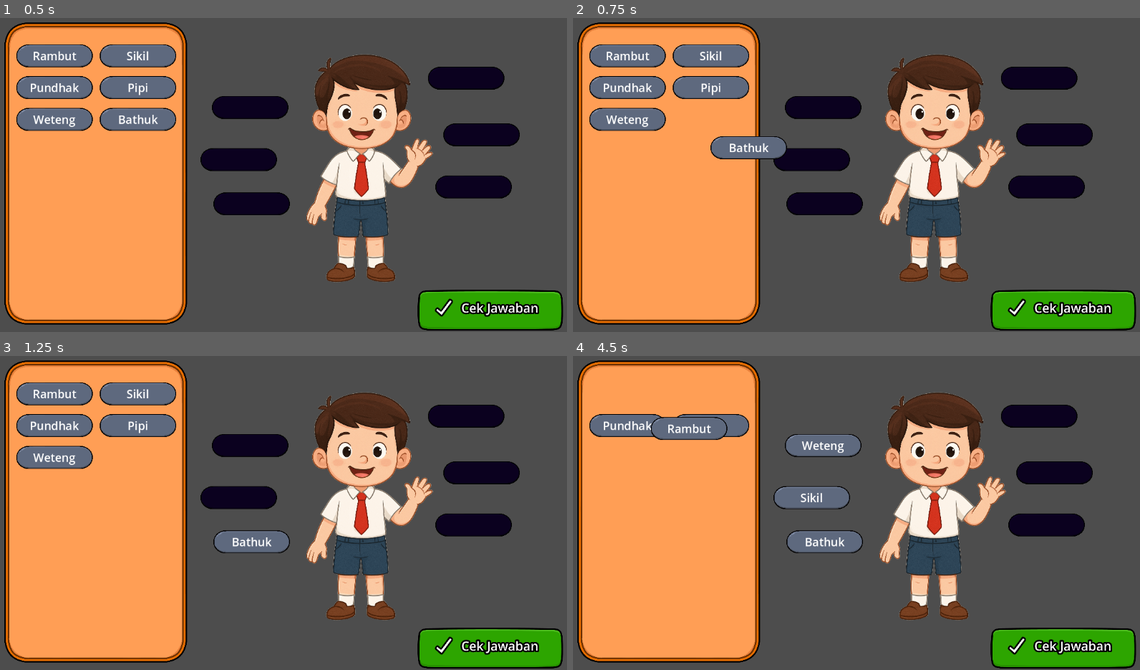
Above: before the commit, frames 1-4 (two rows, left to right).
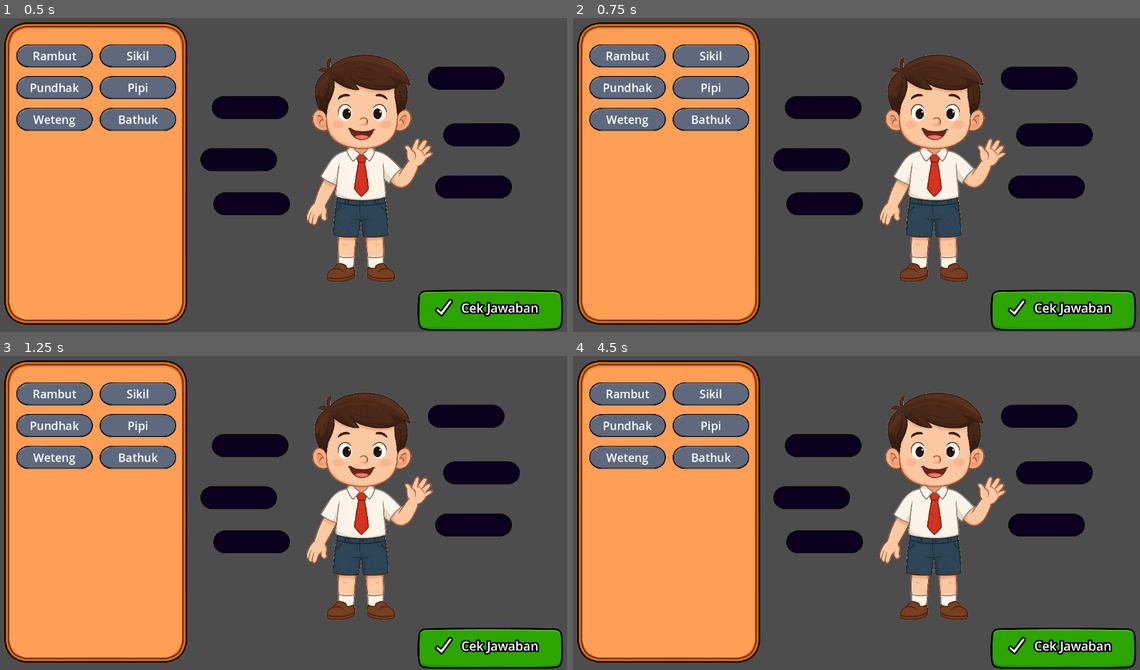
Above: after the commit, the same moments.

Repository: bayufanani/belajar-basa-jawa
Game: Godot game, scene res://main.tscn
Two runs of this game, one before a commit and one after it. Both use one fixed random seed, a clock stepped at 60 frames per second and the inputs below.
Inputs (mouse positions are in pixels of both pictures, inside the frame that each line leads up to):
- Up to frame 1 (0.5 s): no input
- Up to frame 2 (0.75 s): tap Enter at 0.5 s; drag from (709, 118) to (822, 203) at 0.52 s
- Up to frame 3 (1.25 s): no input
- Up to frame 4 (4.5 s): tap Space at 1.25, 2.75 s; drag from (629, 456) to (822, 443) at 1.27 s; tap Enter at 2, 4.25 s; move the mouse to (709, 425) at 2.02 s; click (709, 425) at 2.17 s; drag from (629, 425) to (822, 541) at 2.77 s; drag from (709, 393) to (811, 497) at 3.52 s; drag from (629, 393) to (811, 497) at 4.27 s

Frame 1 is identical in both runs. In frame 2, 1.9% of the frame differs, in the area x 17-38%, y 28-45%; in frame 3, 1.8%; in frame 4, 6.8%, in the area x 2-52%, y 8-63%.

Commit message:
add score animation
TODO: add overlay, make sure overlay don't overlap when hidden

Diff:
--- a/main.gd
+++ b/main.gd
@@ -6,6 +6,6 @@
 	for i:Area2D in dragables:
 		if i.dropzone!=null and i.dropzone.dropzone_name == i.dragable_name:
 			jawaban_benar += 1
-
-	$Score.visible = true
-	$Score.tampilkan_nilai(jawaban_benar, dragables.size())
+	var animation = $Score/AnimationPlayer
+	animation.play("show_up")
+	#$Score.tampilkan_nilai(jawaban_benar, dragables.size())
--- a/main.tscn
+++ b/main.tscn
@@ -97,9 +97,6 @@
 dragable_name = "rambut"
 label_text = "Rambut"
 
-[node name="Score" parent="." instance=ExtResource("9_g6hnf")]
-visible = false
-
 [node name="Control" type="Control" parent="."]
 layout_mode = 3
 anchors_preset = 0
@@ -144,4 +141,7 @@
 text = "Cek Jawaban"
 label_settings = SubResource("LabelSettings_bg0cp")
 
+[node name="Score" parent="." instance=ExtResource("9_g6hnf")]
+visible = false
+
 [connection signal="gui_input" from="Control/NinePatchRect" to="Control/NinePatchRect" method="_on_nine_patch_rect_gui_input"]
--- a/score.gd
+++ b/score.gd
@@ -3,18 +3,12 @@
 var star_grey = load("res://star_grey.png")
 
 func tampilkan_nilai(nilai:int, maks:int):
-	$Control/nilai.text = str(nilai)+"/"+str(maks)
-
-# Called when the node enters the scene tree for the first time.
-func _ready() -> void:
-	pass # Replace with function body.
-
-
-# Called every frame. 'delta' is the elapsed time since the previous frame.
-func _process(delta: float) -> void:
-	pass
-
+	$AnimationPlayer/CanvasGroup/Control/nilai.text = str(nilai)+"/"+str(maks)
+	$AnimationPlayer.play("show_up")
 
 func _close_input(event: InputEvent) -> void:
+	var ini = self
 	if event is InputEventMouseButton and event.button_index == MOUSE_BUTTON_LEFT:
-		self.visible = false
+		$AnimationPlayer.play("hide")
+		await $AnimationPlayer.animation_finished
+		#queue_free()
--- a/score.tscn
+++ b/score.tscn
@@ -6,6 +6,313 @@
 [ext_resource type="Texture2D" uid="uid://0wcde1sjl63v" path="res://star_full.png" id="3_ylkyd"]
 [ext_resource type="Texture2D" uid="uid://cnnid5evsvjtf" path="res://Icon_Small_WhiteOutline_X.png" id="5_mm8kd"]
 
+[sub_resource type="Animation" id="Animation_cn6kc"]
+resource_local_to_scene = true
+resource_name = "show_up"
+length = 0.7
+tracks/0/type = "value"
+tracks/0/imported = false
+tracks/0/enabled = true
+tracks/0/path = NodePath("AnimationPlayer/CanvasGroup/Control/bg:scale")
+tracks/0/interp = 2
+tracks/0/loop_wrap = true
+tracks/0/keys = {
+"times": PackedFloat32Array(0, 0.2),
+"transitions": PackedFloat32Array(1, 0.5),
+"update": 0,
+"values": [Vector2(1e-05, 1e-05), Vector2(1, 1)]
+}
+tracks/1/type = "value"
+tracks/1/imported = false
+tracks/1/enabled = true
+tracks/1/path = NodePath("AnimationPlayer/CanvasGroup/Control/star1:scale")
+tracks/1/interp = 2
+tracks/1/loop_wrap = true
+tracks/1/keys = {
+"times": PackedFloat32Array(0.266667, 0.4, 0.466667),
+"transitions": PackedFloat32Array(1, 0.5, 0.5),
+"update": 0,
+"values": [Vector2(0, 0), Vector2(1.5, 1.5), Vector2(1, 1)]
+}
+tracks/2/type = "value"
+tracks/2/imported = false
+tracks/2/enabled = true
+tracks/2/path = NodePath("AnimationPlayer/CanvasGroup/Control/star2:scale")
+tracks/2/interp = 2
+tracks/2/loop_wrap = true
+tracks/2/keys = {
+"times": PackedFloat32Array(0.3, 0.433333, 0.5),
+"transitions": PackedFloat32Array(1, 0.5, 0.5),
+"update": 0,
+"values": [Vector2(0, 0), Vector2(1.5, 1.5), Vector2(1, 1)]
+}
+tracks/3/type = "value"
+tracks/3/imported = false
+tracks/3/enabled = true
+tracks/3/path = NodePath("AnimationPlayer/CanvasGroup/Control/star3:scale")
+tracks/3/interp = 2
+tracks/3/loop_wrap = true
+tracks/3/keys = {
+"times": PackedFloat32Array(0.333333, 0.466667, 0.533333),
+"transitions": PackedFloat32Array(1, 0.5, 0.5),
+"update": 0,
+"values": [Vector2(0, 0), Vector2(1.5, 1.5), Vector2(1, 1)]
+}
+tracks/4/type = "value"
+tracks/4/imported = false
+tracks/4/enabled = true
+tracks/4/path = NodePath("AnimationPlayer/CanvasGroup/Control/star4:scale")
+tracks/4/interp = 2
+tracks/4/loop_wrap = true
+tracks/4/keys = {
+"times": PackedFloat32Array(0.366667, 0.5, 0.566667),
+"transitions": PackedFloat32Array(1, 0.5, 0.5),
+"update": 0,
+"values": [Vector2(0, 0), Vector2(1.5, 1.5), Vector2(1, 1)]
+}
+tracks/5/type = "value"
+tracks/5/imported = false
+tracks/5/enabled = true
+tracks/5/path = NodePath("AnimationPlayer/CanvasGroup/Control/star5:scale")
+tracks/5/interp = 2
+tracks/5/loop_wrap = true
+tracks/5/keys = {
+"times": PackedFloat32Array(0.4, 0.533333, 0.6),
+"transitions": PackedFloat32Array(1, 0.5, 0.5),
+"update": 0,
+"values": [Vector2(0, 0), Vector2(1.5, 1.5), Vector2(1, 1)]
+}
+tracks/6/type = "value"
+tracks/6/imported = false
+tracks/6/enabled = true
+tracks/6/path = NodePath("AnimationPlayer/CanvasGroup/Control/star6:scale")
+tracks/6/interp = 2
+tracks/6/loop_wrap = true
+tracks/6/keys = {
+"times": PackedFloat32Array(0.433333, 0.566667, 0.633333, 0.633433),
+"transitions": PackedFloat32Array(1, 0.5, 0.5, 1),
+"update": 0,
+"values": [Vector2(0, 0), Vector2(1.5, 1.5), Vector2(1, 1), Vector2(1, 1)]
+}
+tracks/7/type = "value"
+tracks/7/imported = false
+tracks/7/enabled = true
+tracks/7/path = NodePath("AnimationPlayer/CanvasGroup/Control/nilai:scale")
+tracks/7/interp = 2
+tracks/7/loop_wrap = true
+tracks/7/keys = {
+"times": PackedFloat32Array(0.266667, 0.4, 0.466667),
+"transitions": PackedFloat32Array(1, 1, 0.5),
+"update": 0,
+"values": [Vector2(0, 0), Vector2(1.3, 1.3), Vector2(1, 1)]
+}
+tracks/8/type = "value"
+tracks/8/imported = false
+tracks/8/enabled = true
+tracks/8/path = NodePath("AnimationPlayer/CanvasGroup/Control/bg/close_button:scale")
+tracks/8/interp = 2
+tracks/8/loop_wrap = true
+tracks/8/keys = {
+"times": PackedFloat32Array(0.266667, 0.4),
+"transitions": PackedFloat32Array(1, 1),
+"update": 0,
+"values": [Vector2(0, 0), Vector2(1, 1)]
+}
+tracks/9/type = "value"
+tracks/9/imported = false
+tracks/9/enabled = true
+tracks/9/path = NodePath("AnimationPlayer/CanvasGroup:self_modulate")
+tracks/9/interp = 1
+tracks/9/loop_wrap = true
+tracks/9/keys = {
+"times": PackedFloat32Array(0),
+"transitions": PackedFloat32Array(1),
+"update": 0,
+"values": [Color(1, 1, 1, 1)]
+}
+tracks/10/type = "value"
+tracks/10/imported = false
+tracks/10/enabled = true
+tracks/10/path = NodePath("AnimationPlayer/CanvasGroup/Control:position")
+tracks/10/interp = 1
+tracks/10/loop_wrap = true
+tracks/10/keys = {
+"times": PackedFloat32Array(0),
+"transitions": PackedFloat32Array(1),
+"update": 0,
+"values": [Vector2(0, 0)]
+}
+tracks/11/type = "value"
+tracks/11/imported = false
+tracks/11/enabled = true
+tracks/11/path = NodePath(".:visible")
+tracks/11/interp = 1
+tracks/11/loop_wrap = true
+tracks/11/keys = {
+"times": PackedFloat32Array(0),
+"transitions": PackedFloat32Array(1),
+"update": 1,
+"values": [true]
+}
+
+[sub_resource type="Animation" id="Animation_2wrp1"]
+length = 0.001
+tracks/0/type = "value"
+tracks/0/imported = false
+tracks/0/enabled = true
+tracks/0/path = NodePath("AnimationPlayer/CanvasGroup/Control/bg:scale")
+tracks/0/interp = 1
+tracks/0/loop_wrap = true
+tracks/0/keys = {
+"times": PackedFloat32Array(0),
+"transitions": PackedFloat32Array(1),
+"update": 0,
+"values": [Vector2(1, 1)]
+}
+tracks/1/type = "value"
+tracks/1/imported = false
+tracks/1/enabled = true
+tracks/1/path = NodePath("AnimationPlayer/CanvasGroup/Control/star1:scale")
+tracks/1/interp = 1
+tracks/1/loop_wrap = true
+tracks/1/keys = {
+"times": PackedFloat32Array(0),
+"transitions": PackedFloat32Array(1),
+"update": 0,
+"values": [Vector2(1, 1)]
+}
+tracks/2/type = "value"
+tracks/2/imported = false
+tracks/2/enabled = true
+tracks/2/path = NodePath("AnimationPlayer/CanvasGroup/Control/star2:scale")
+tracks/2/interp = 1
+tracks/2/loop_wrap = true
+tracks/2/keys = {
+"times": PackedFloat32Array(0),
+"transitions": PackedFloat32Array(1),
+"update": 0,
+"values": [Vector2(1, 1)]
+}
+tracks/3/type = "value"
+tracks/3/imported = false
+tracks/3/enabled = true
+tracks/3/path = NodePath("AnimationPlayer/CanvasGroup/Control/star6:scale")
+tracks/3/interp = 1
+tracks/3/loop_wrap = true
+tracks/3/keys = {
+"times": PackedFloat32Array(0),
+"transitions": PackedFloat32Array(1),
+"update": 0,
+"values": [Vector2(1, 1)]
+}
+tracks/4/type = "value"
+tracks/4/imported = false
+tracks/4/enabled = true
+tracks/4/path = NodePath("AnimationPlayer/CanvasGroup/Control/nilai:scale")
+tracks/4/interp = 1
+tracks/4/loop_wrap = true
+tracks/4/keys = {
+"times": PackedFloat32Array(0),
+"transitions": PackedFloat32Array(1),
+"update": 0,
+"values": [Vector2(1, 1)]
+}
+tracks/5/type = "value"
+tracks/5/imported = false
+tracks/5/enabled = true
+tracks/5/path = NodePath("AnimationPlayer/CanvasGroup/Control/bg/close_button:scale")
+tracks/5/interp = 1
+tracks/5/loop_wrap = true
+tracks/5/keys = {
+"times": PackedFloat32Array(0),
+"transitions": PackedFloat32Array(1),
+"update": 0,
+"values": [Vector2(1, 1)]
+}
+tracks/6/type = "value"
+tracks/6/imported = false
+tracks/6/enabled = true
+tracks/6/path = NodePath("AnimationPlayer/CanvasGroup:self_modulate")
+tracks/6/interp = 1
+tracks/6/loop_wrap = true
+tracks/6/keys = {
+"times": PackedFloat32Array(0),
+"transitions": PackedFloat32Array(1),
+"update": 0,
+"values": [Color(1, 1, 1, 0)]
+}
+tracks/7/type = "value"
+tracks/7/imported = false
+tracks/7/enabled = true
+tracks/7/path = NodePath("AnimationPlayer/CanvasGroup/Control:position")
+tracks/7/interp = 1
+tracks/7/loop_wrap = true
+tracks/7/keys = {
+"times": PackedFloat32Array(0),
+"transitions": PackedFloat32Array(1),
+"update": 0,
+"values": [Vector2(0, 0)]
+}
+tracks/8/type = "value"
+tracks/8/imported = false
+tracks/8/enabled = true
+tracks/8/path = NodePath(".:visible")
+tracks/8/interp = 1
+tracks/8/loop_wrap = true
+tracks/8/keys = {
+"times": PackedFloat32Array(0),
+"transitions": PackedFloat32Array(1),
+"update": 1,
+"values": [false]
+}
+
+[sub_resource type="Animation" id="Animation_uysda"]
+resource_name = "hide"
+length = 0.3
+tracks/0/type = "value"
+tracks/0/imported = false
+tracks/0/enabled = true
+tracks/0/path = NodePath("AnimationPlayer/CanvasGroup:self_modulate")
+tracks/0/interp = 2
+tracks/0/loop_wrap = true
+tracks/0/keys = {
+"times": PackedFloat32Array(0, 0.3),
+"transitions": PackedFloat32Array(1, 1),
+"update": 0,
+"values": [Color(1, 1, 1, 1), Color(1, 1, 1, 0)]
+}
+tracks/1/type = "value"
+tracks/1/imported = false
+tracks/1/enabled = true
+tracks/1/path = NodePath("AnimationPlayer/CanvasGroup/Control:position")
+tracks/1/interp = 2
+tracks/1/loop_wrap = true
+tracks/1/keys = {
+"times": PackedFloat32Array(0, 0.3),
+"transitions": PackedFloat32Array(1, 1),
+"update": 0,
+"values": [Vector2(0, 0), Vector2(0, 300)]
+}
+tracks/2/type = "value"
+tracks/2/imported = false
+tracks/2/enabled = true
+tracks/2/path = NodePath(".:visible")
+tracks/2/interp = 1
+tracks/2/loop_wrap = true
+tracks/2/keys = {
+"times": PackedFloat32Array(0, 0.3),
+"transitions": PackedFloat32Array(1, 1),
+"update": 1,
+"values": [true, false]
+}
+
+[sub_resource type="AnimationLibrary" id="AnimationLibrary_cm54e"]
+_data = {
+"RESET": SubResource("Animation_2wrp1"),
+"hide": SubResource("Animation_uysda"),
+"show_up": SubResource("Animation_cn6kc")
+}
+
 [sub_resource type="LabelSettings" id="LabelSettings_xbgnb"]
 font_size = 176
 outline_size = 70
@@ -17,9 +324,19 @@
 outline_color = Color(0, 0, 0, 1)
 
 [node name="Score" type="Node2D"]
+visible = false
 script = ExtResource("1_000g3")
 
-[node name="Control" type="Control" parent="."]
+[node name="AnimationPlayer" type="AnimationPlayer" parent="."]
+libraries = {
+"": SubResource("AnimationLibrary_cm54e")
+}
+autoplay = "RESET"
+
+[node name="CanvasGroup" type="CanvasGroup" parent="AnimationPlayer"]
+self_modulate = Color(1, 1, 1, 0)
+
+[node name="Control" type="Control" parent="AnimationPlayer/CanvasGroup"]
 layout_mode = 3
 anchors_preset = 8
 anchor_left = 0.5
@@ -30,17 +347,31 @@
 grow_vertical = 2
 scale = Vector2(0.36, 0.36)
 
-[node name="NinePatchRect" type="NinePatchRect" parent="Control"]
+[node name="overlay" type="ColorRect" parent="AnimationPlayer/CanvasGroup/Control"]
+layout_mode = 0
+offset_left = -2628.0
+offset_top = -1392.0
+offset_right = 2628.0
+offset_bottom = 1391.0
+color = Color(0, 0, 0, 0.254902)
+
+[node name="bg" type="Control" parent="AnimationPlayer/CanvasGroup/Control"]
+layout_mode = 3
+anchors_preset = 0
+offset_right = 40.0
+offset_bottom = 40.0
+
+[node name="NinePatchRect" type="NinePatchRect" parent="AnimationPlayer/CanvasGroup/Control/bg"]
 layout_mode = 1
 anchors_preset = 8
 anchor_left = 0.5
 anchor_top = 0.5
 anchor_right = 0.5
 anchor_bottom = 0.5
-offset_left = -612.0
-offset_top = -718.0
-offset_right = 612.0
-offset_bottom = 717.0
+offset_left = -632.0
+offset_top = -738.0
+offset_right = 592.0
+offset_bottom = 697.0
 grow_horizontal = 2
 grow_vertical = 2
 size_flags_vertical = 4
@@ -50,90 +381,94 @@
 patch_margin_right = 346
 patch_margin_bottom = 368
 
-[node name="TextureRect" type="TextureRect" parent="Control"]
+[node name="TextureRect" type="TextureRect" parent="AnimationPlayer/CanvasGroup/Control/bg"]
 layout_mode = 1
 anchors_preset = 8
 anchor_left = 0.5
 anchor_top = 0.5
 anchor_right = 0.5
 anchor_bottom = 0.5
-offset_left = -668.0
-offset_top = -792.941
-offset_right = 668.0
-offset_bottom = -335.941
+offset_left = -688.0
+offset_top = -812.941
+offset_right = 648.0
+offset_bottom = -355.941
 grow_horizontal = 2
 grow_vertical = 2
 texture = ExtResource("2_iaopk")
 
-[node name="star1" type="TextureRect" parent="Control"]
+[node name="close_button" type="TextureRect" parent="AnimationPlayer/CanvasGroup/Control/bg"]
 layout_mode = 0
-offset_left = -450.0
-offset_top = -169.444
-offset_right = -273.0
-offset_bottom = 1.55556
-scale = Vector2(0.845, 0.845)
-texture = ExtResource("3_ylkyd")
-
-[node name="star2" type="TextureRect" parent="Control"]
-layout_mode = 0
-offset_left = -302.778
-offset_top = -219.444
-offset_right = -125.778
-offset_bottom = -48.4445
-scale = Vector2(0.845, 0.845)
-texture = ExtResource("3_ylkyd")
-
-[node name="star3" type="TextureRect" parent="Control"]
-layout_mode = 0
-offset_left = -161.111
-offset_top = -269.444
-offset_right = 15.8889
-offset_bottom = -98.4445
-scale = Vector2(0.845, 0.845)
-texture = ExtResource("3_ylkyd")
-
-[node name="star4" type="TextureRect" parent="Control"]
-layout_mode = 0
-offset_left = 8.33329
-offset_top = -269.444
-offset_right = 185.333
-offset_bottom = -98.4445
-scale = Vector2(0.845, 0.845)
-texture = ExtResource("3_ylkyd")
-
-[node name="star5" type="TextureRect" parent="Control"]
-layout_mode = 0
-offset_left = 166.667
-offset_top = -219.444
-offset_right = 343.667
-offset_bottom = -48.4445
-scale = Vector2(0.845, 0.845)
-texture = ExtResource("3_ylkyd")
-
-[node name="star6" type="TextureRect" parent="Control"]
-layout_mode = 0
-offset_left = 316.667
-offset_top = -166.667
-offset_right = 493.667
-offset_bottom = 4.33331
-scale = Vector2(0.845, 0.845)
-texture = ExtResource("3_ylkyd")
-
-[node name="Label" type="Label" parent="Control"]
+offset_left = -75.0001
+offset_top = 588.889
+offset_right = 87.9999
+offset_bottom = 751.889
+pivot_offset = Vector2(80.5557, 83.3332)
+mouse_filter = 0
+texture = ExtResource("5_mm8kd")
+
+[node name="title" type="Label" parent="AnimationPlayer/CanvasGroup/Control/bg"]
 layout_mode = 1
 anchors_preset = 5
 anchor_left = 0.5
 anchor_right = 0.5
-offset_left = -482.0
+offset_left = -502.0
 offset_top = -708.333
-offset_right = 482.0
+offset_right = 462.0
 offset_bottom = -385.333
 grow_horizontal = 2
 text = "Skor Kamu"
 label_settings = SubResource("LabelSettings_xbgnb")
 autowrap_mode = 2
 
-[node name="nilai" type="Label" parent="Control"]
+[node name="star1" type="TextureRect" parent="AnimationPlayer/CanvasGroup/Control"]
+offset_left = -500.0
+offset_top = -177.778
+offset_right = -323.0
+offset_bottom = -6.77777
+pivot_offset = Vector2(88.7574, 85.4696)
+texture = ExtResource("3_ylkyd")
+
+[node name="star2" type="TextureRect" parent="AnimationPlayer/CanvasGroup/Control"]
+offset_left = -336.111
+offset_top = -227.778
+offset_right = -159.111
+offset_bottom = -56.7783
+pivot_offset = Vector2(88.7741, 88.9946)
+texture = ExtResource("3_ylkyd")
+
+[node name="star3" type="TextureRect" parent="AnimationPlayer/CanvasGroup/Control"]
+offset_left = -177.778
+offset_top = -277.778
+offset_right = -0.777878
+offset_bottom = -106.778
+pivot_offset = Vector2(88.7572, 92.0442)
+texture = ExtResource("3_ylkyd")
+
+[node name="star4" type="TextureRect" parent="AnimationPlayer/CanvasGroup/Control"]
+offset_left = 5.55556
+offset_top = -280.556
+offset_right = 182.555
+offset_bottom = -109.556
+pivot_offset = Vector2(88.7574, 88.7569)
+texture = ExtResource("3_ylkyd")
+
+[node name="star5" type="TextureRect" parent="AnimationPlayer/CanvasGroup/Control"]
+offset_left = 163.889
+offset_top = -230.556
+offset_right = 340.889
+offset_bottom = -59.5561
+pivot_offset = Vector2(88.3097, 91.5969)
+texture = ExtResource("3_ylkyd")
+
+[node name="star6" type="TextureRect" parent="AnimationPlayer/CanvasGroup/Control"]
+offset_left = 327.778
+offset_top = -180.556
+offset_right = 504.778
+offset_bottom = -9.55522
+pivot_offset = Vector2(88.757, 88.7578)
+texture = ExtResource("3_ylkyd")
+
+[node name="nilai" type="Label" parent="AnimationPlayer/CanvasGroup/Control"]
 layout_mode = 1
 anchors_preset = 5
 anchor_left = 0.5
@@ -143,18 +478,10 @@
 offset_right = 469.555
 offset_bottom = 588.0
 grow_horizontal = 2
+pivot_offset = Vector2(494.445, 372.222)
 text = "6/6"
 label_settings = SubResource("LabelSettings_cseaq")
 horizontal_alignment = 1
 autowrap_mode = 2
 
-[node name="TextureRect2" type="TextureRect" parent="Control"]
-layout_mode = 0
-offset_left = -75.0001
-offset_top = 588.889
-offset_right = 87.9999
-offset_bottom = 751.889
-mouse_filter = 0
-texture = ExtResource("5_mm8kd")
-
-[connection signal="gui_input" from="Control/TextureRect2" to="." method="_close_input"]
+[connection signal="gui_input" from="AnimationPlayer/CanvasGroup/Control/bg/close_button" to="." method="_close_input"]
Not shown: 1 places in score.tscn that only renumber resources
